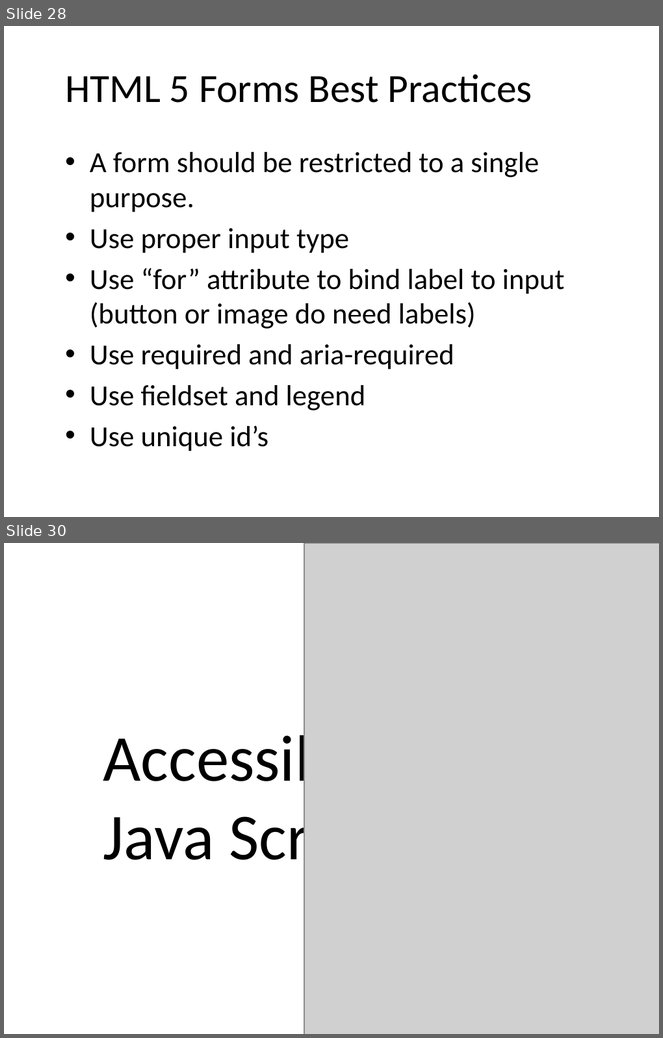
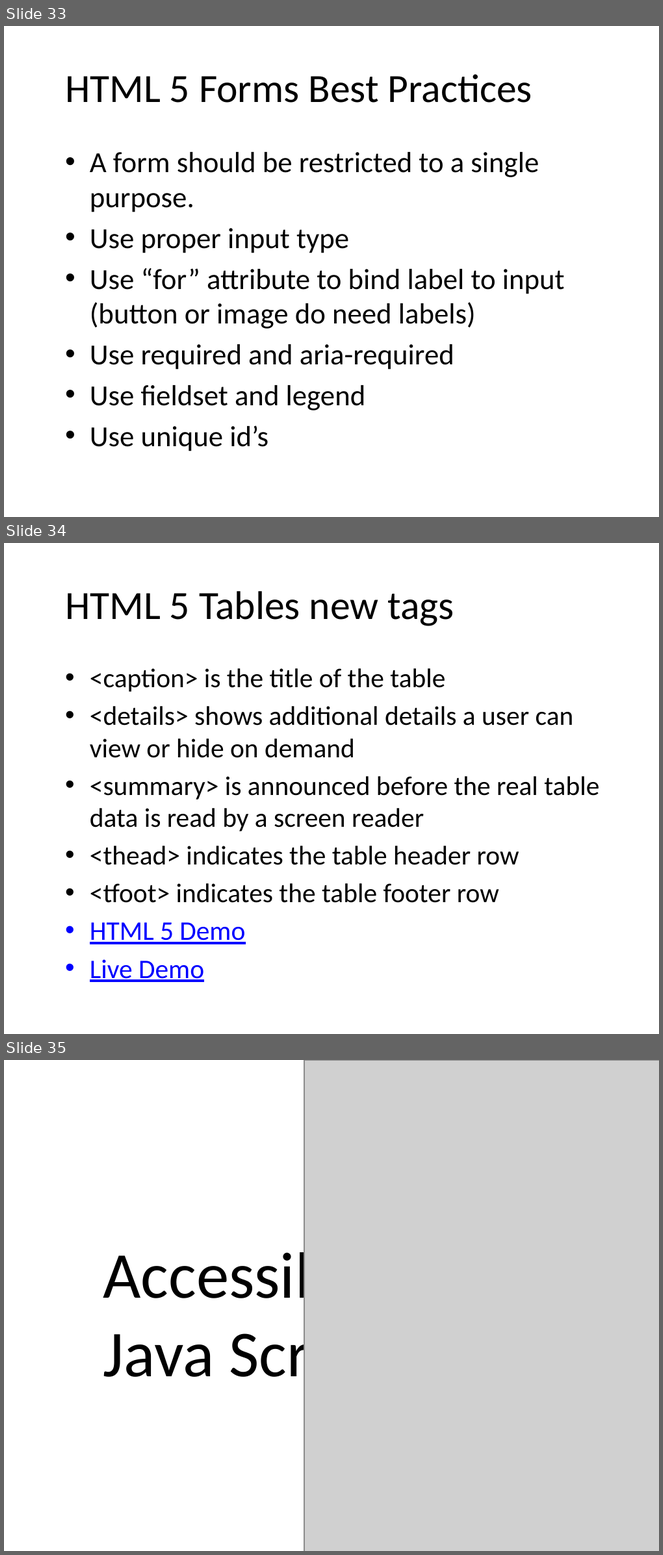
Before and after one commit to punchouty/accessibility, a slide deck: ppt/aria.pptx. Shown one above the other, each under a label of ours: slides 28 and 30 before the commit, slides 33, 34 and 35 after it; the slides between them are not shown. The pictures are 663x1038 and 663x1555 pixels, drawn with LibreOffice and Linux fonts; fonts in the diff are those of the drawing; grey boxes stand for pictures; background and template pictures are left out. Boxes give left, top, right and bottom in pixels: in the first picture for what was removed or moved away, otherwise in the second. Text is boxed around its words. In the diff, an @@ line names an element or a change of style, - is before the commit and + after.

```diff
--- a/ppt/aria.pptx
+++ b/ppt/aria.pptx
@@ slide 34 added at (4,543,659,1034), background picture (left out) @@
@@ title added at (65,591,454,626), 44 pt, text #000000 @@
+HTML 5 Tables new tags
@@ text added at (90,668,599,945), 29.6 pt, text #000000 @@
+• <caption> is the title of the table
+• <details> shows additional details a user can view or hide on demand
+• <summary> is announced before the real table data is read by a screen reader
+• <thead> indicates the table header row
+• <tfoot> indicates the table footer row
+• HTML 5 Demo
+• Live Demo
@@ what was slide 28 is now slide 33 @@
@@ what was slide 30 is now slide 35 @@
```
Also in this commit, not shown: 14 slides changed, 8 other slides added, 2 slides removed, 10 other files.
